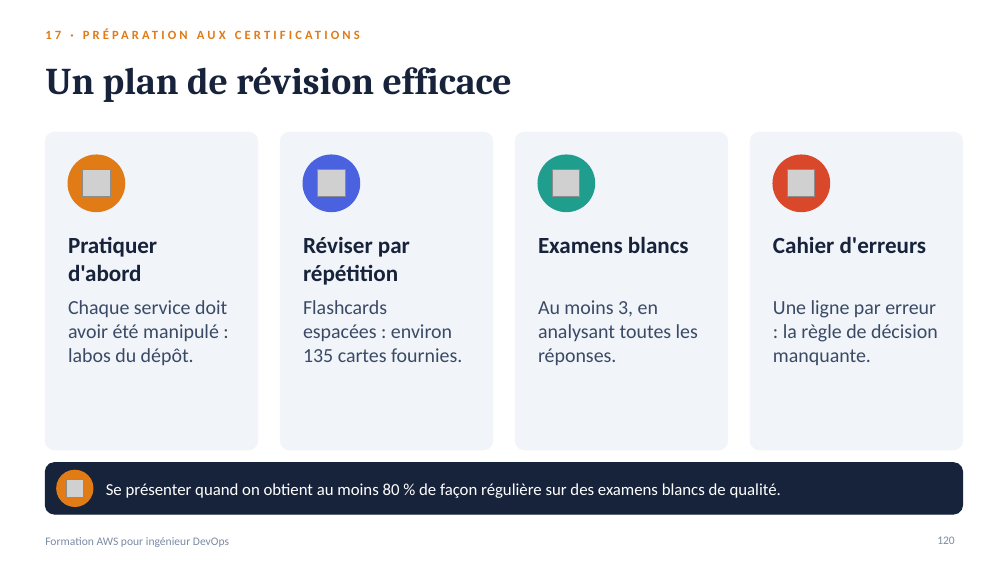
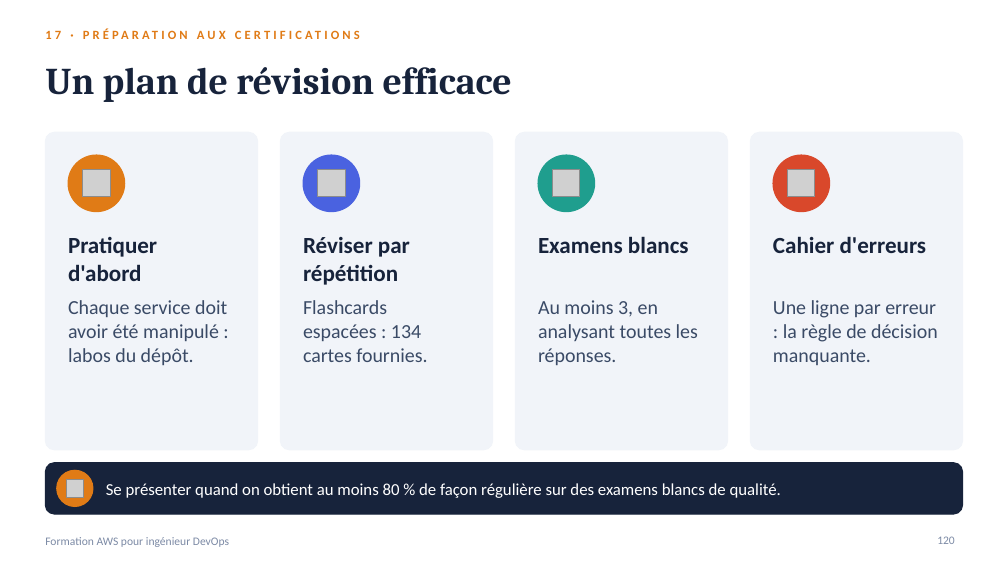
Before and after one commit to nzembouong18/AWS, a slide deck: slide 120 of presentation/formation-aws-devops.pptx. Drawn at 1008x567 pixels with LibreOffice and Linux fonts; fonts in the diff are those of the drawing; grey boxes stand for pictures. Boxes give left, top, right and bottom in pixels: in the first picture for what was removed or moved away, otherwise in the second. Text is boxed around its words. In the diff, an @@ line names an element or a change of style, - is before the commit and + after.

```diff
--- a/presentation/formation-aws-devops.pptx
+++ b/presentation/formation-aws-devops.pptx
@@ text at box(303, 300, 427, 362): text changed @@
-Flashcards espacées : environ 135 cartes fournies.
+Flashcards espacées : 134 cartes fournies.
```
Also in this commit, not shown: 3 other slides changed, 4 other files.
